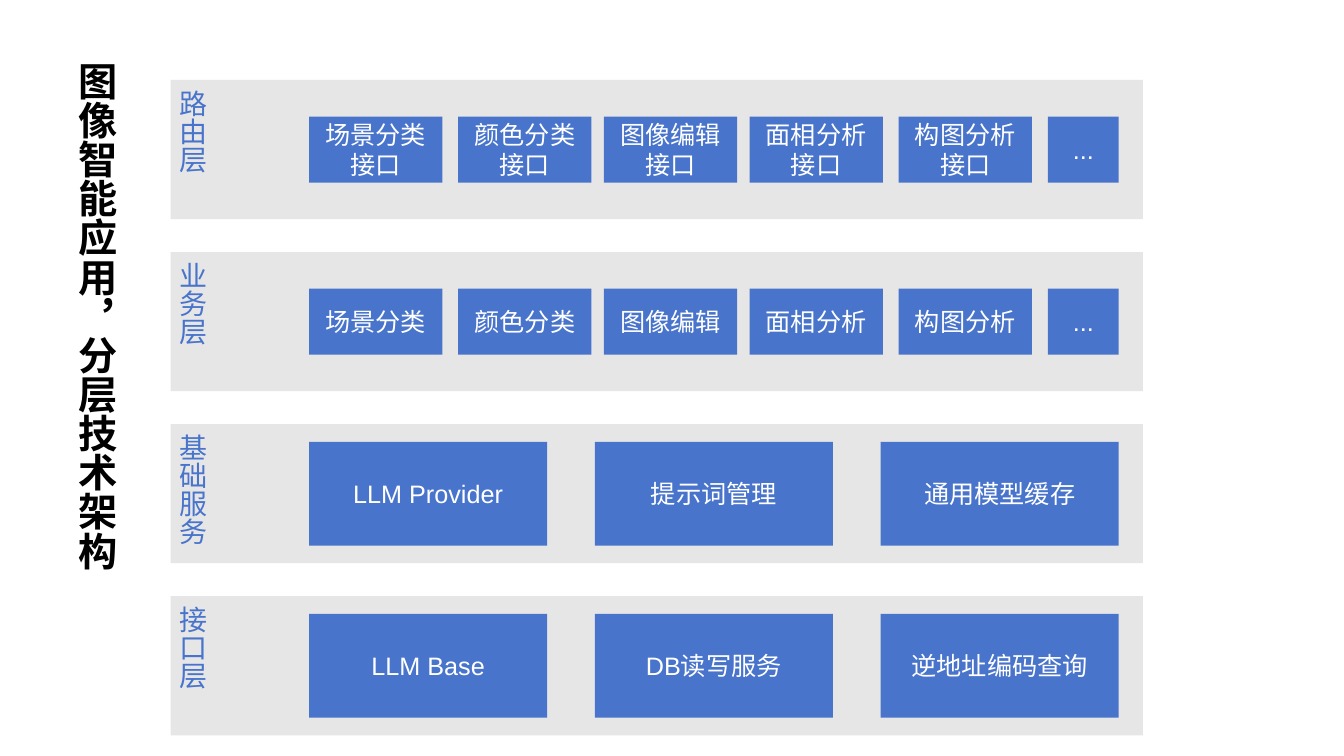
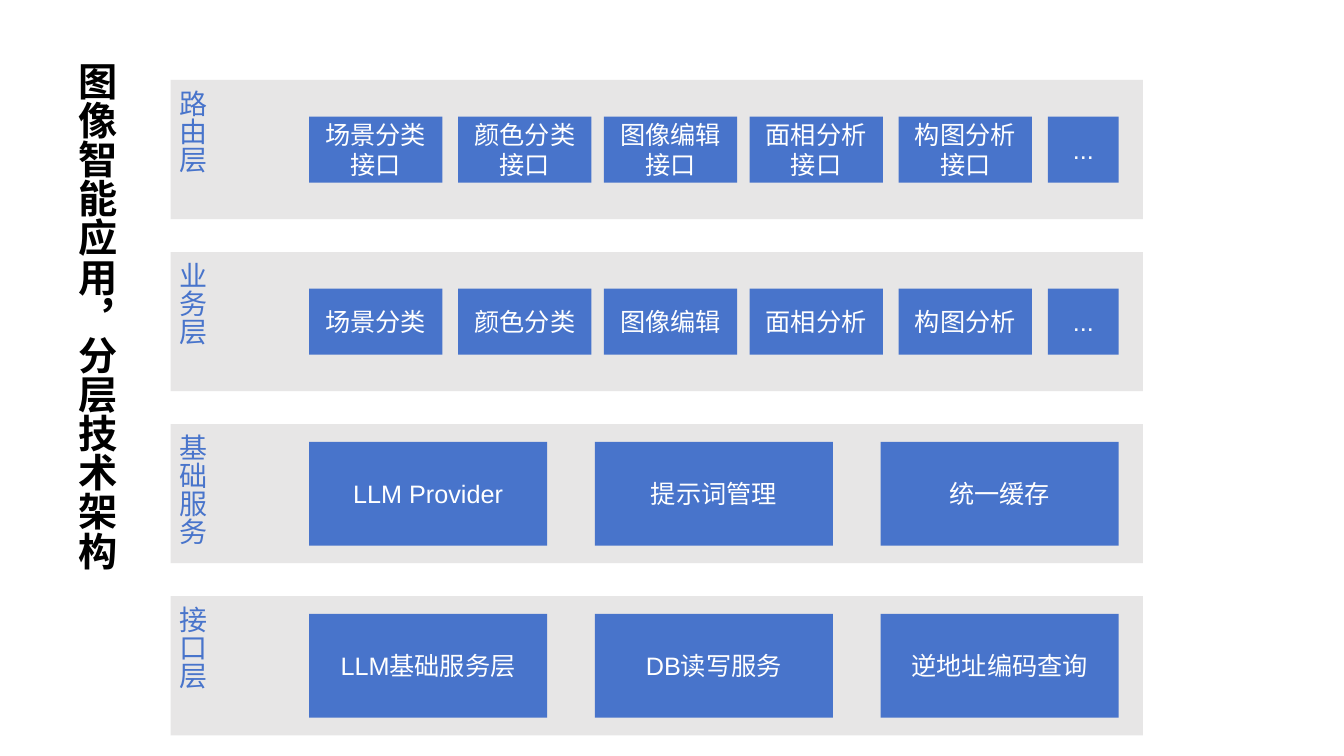
Before and after one commit to xiawenyong1977-netizen/ImageClassiferBackend, a slide deck: slide 3 of docs/v2技术架构.pptx. Drawn at 1344x756 pixels with LibreOffice and Linux fonts; fonts in the diff are those of the drawing. Boxes give left, top, right and bottom in pixels: in the first picture for what was removed or moved away, otherwise in the second. Text is boxed around its words. In the diff, an @@ line names an element or a change of style, - is before the commit and + after.

```diff
--- a/docs/v2技术架构.pptx
+++ b/docs/v2技术架构.pptx
@@ text in rectangle at (949,482,1050,505): text changed @@
-通用模型缓存
+统一缓存
@@ text in rectangle at (341,655,516,677): text changed @@
-LLM Base
+LLM基础服务层
```
Also in this commit, not shown: 1 other file.
